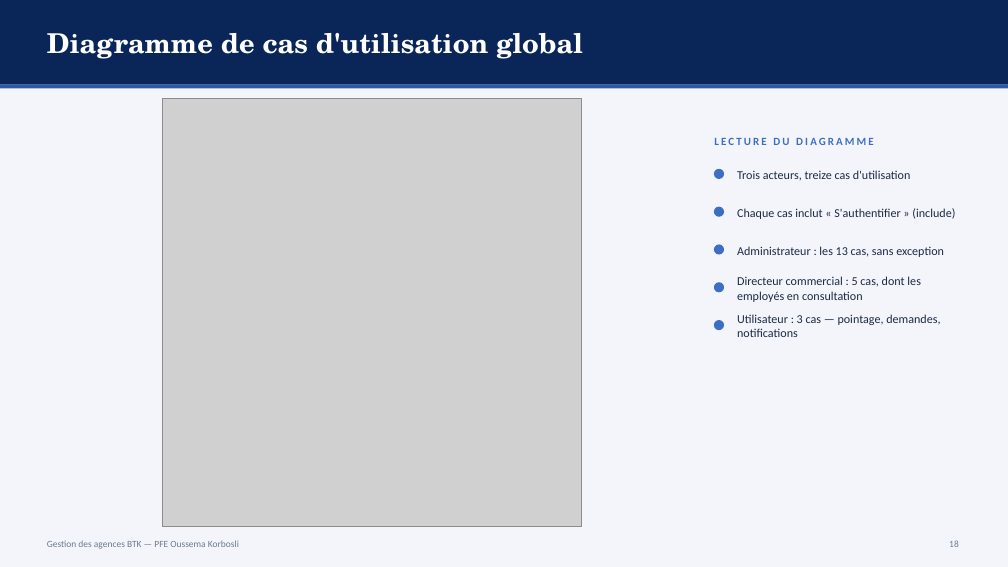
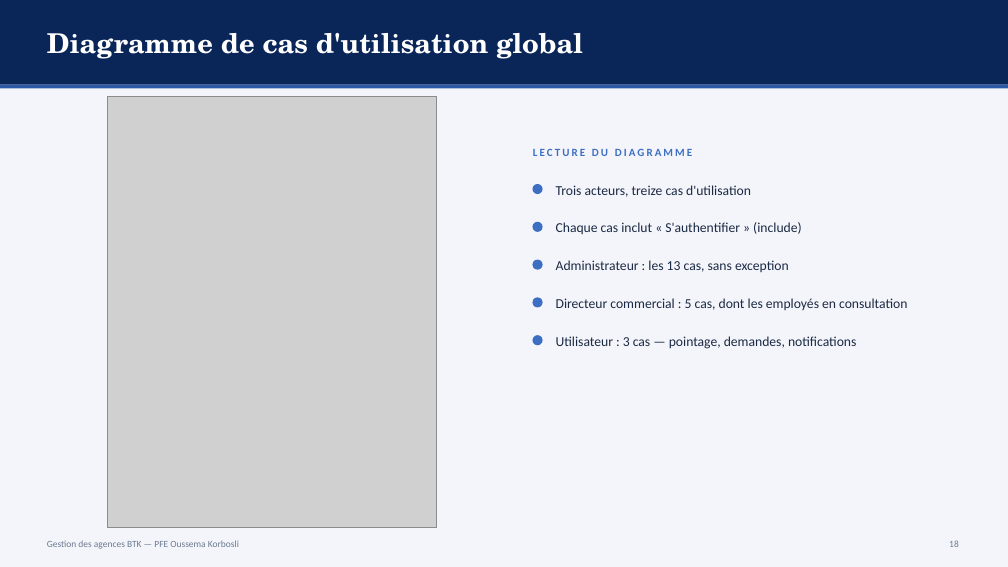
Before and after one commit to ZizouX0/oussema_korbosli, a slide deck: slide 18 of presentation/Soutenance_PFE_Oussema_Korbosli.pptx. Drawn at 1008x567 pixels with LibreOffice and Linux fonts; fonts in the diff are those of the drawing; grey boxes stand for pictures. Boxes give left, top, right and bottom in pixels: in the first picture for what was removed or moved away, otherwise in the second. Text is boxed around its words. In the diff, an @@ line names an element or a change of style, - is before the commit and + after.

```diff
--- a/presentation/Soutenance_PFE_Oussema_Korbosli.pptx
+++ b/presentation/Soutenance_PFE_Oussema_Korbosli.pptx
@@ picture: place and size @@
-picture at [163,98,582,526]
+picture at [107,97,437,528]
@@ text "LECTURE DU DIAGRAMME": place and size @@
-text "LECTURE DU DIAGRAMME" at [714,138,873,145]
+text "LECTURE DU DIAGRAMME" at [533,149,692,156]
@@ text "Trois acteurs, treize cas d'utilisation": place and size @@
-text "Trois acteurs, treize cas d'utilisation" at [737,170,911,180]
+text "Trois acteurs, treize cas d'utilisation" at [556,185,751,197]
@@ text "Chaque cas inclut « S'authentifier ...": place and size @@
-text "Chaque cas inclut « S'authentifier ..." at [737,208,955,219]
+text "Chaque cas inclut « S'authentifier ..." at [556,222,801,234]
@@ text "Administrateur : les 13 cas, ...": place and size @@
-text "Administrateur : les 13 cas, ..." at [737,246,944,257]
+text "Administrateur : les 13 cas, ..." at [556,260,789,272]
@@ 5 ellipses: place and size @@
-5 ellipses at [715,169,724,330]
+5 ellipses at [533,185,542,345]
@@ text "Directeur commercial : 5 cas, ...": place and size @@
-text "Directeur commercial : 5 cas, ..." at [737,276,920,302]
+text "Directeur commercial : 5 cas, ..." at [556,298,907,310]
@@ size 11.5 to 13 pt in 5 elements at [556,185,751,197], [556,222,801,234], [556,260,789,272], [556,298,907,310], [556,336,856,349] @@
@@ text "Utilisateur : 3 cas — ...": place and size @@
-text "Utilisateur : 3 cas — ..." at [737,314,940,337]
+text "Utilisateur : 3 cas — ..." at [556,336,856,349]
```
Also in this commit, not shown: 6 other files.
